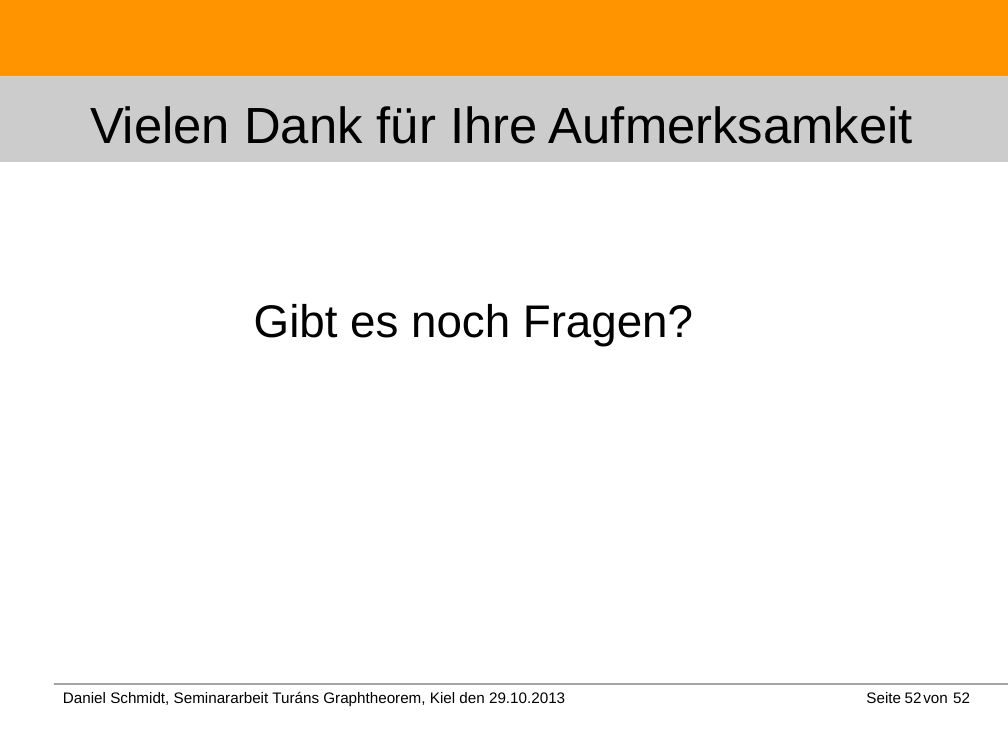
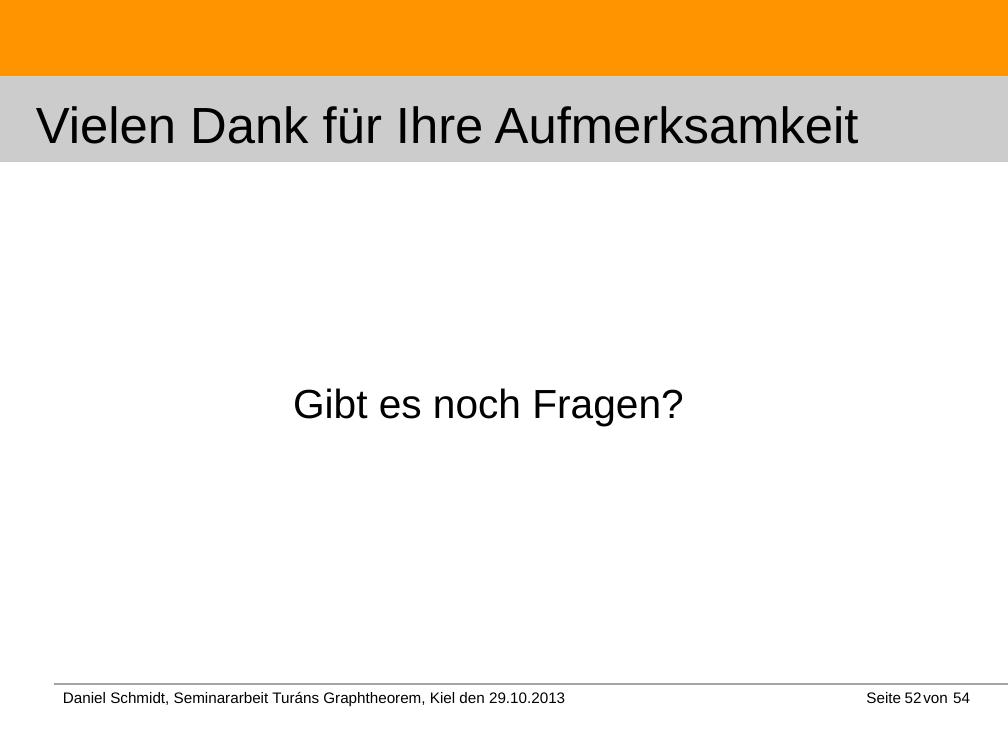
Before and after one commit to DanielMSchmidt/kombinatorik, a slide deck: slide 52 of Kombinatorik.odp. Drawn at 1008x756 pixels with LibreOffice and Linux fonts; fonts in the diff are those of the drawing. Boxes give left, top, right and bottom in pixels: in the first picture for what was removed or moved away, otherwise in the second. Text is boxed around its words. In the diff, an @@ line names an element or a change of style, - is before the commit and + after.

```diff
--- a/Kombinatorik.odp
+++ b/Kombinatorik.odp
@@ title "Vielen Dank für Ihre Aufmerksamkeit" at (36, 106, 859, 144): alignment centre to left @@
@@ title "Gibt es noch Fragen?": place and size @@
-title "Gibt es noch Fragen?" at (254, 304, 693, 346)
+title "Gibt es noch Fragen?" at (293, 388, 683, 425)
@@ title "Gibt es noch Fragen?" at (293, 388, 683, 425): size 36 to 32 pt; line spacing 1 to 0.9; more space between paragraphs; vertical alignment top to bottom @@
@@ text at (953, 692, 970, 703): text changed @@
-52
+54
```
Also in this commit, not shown: 50 other slides changed, 2 slides added, 2 other files.
